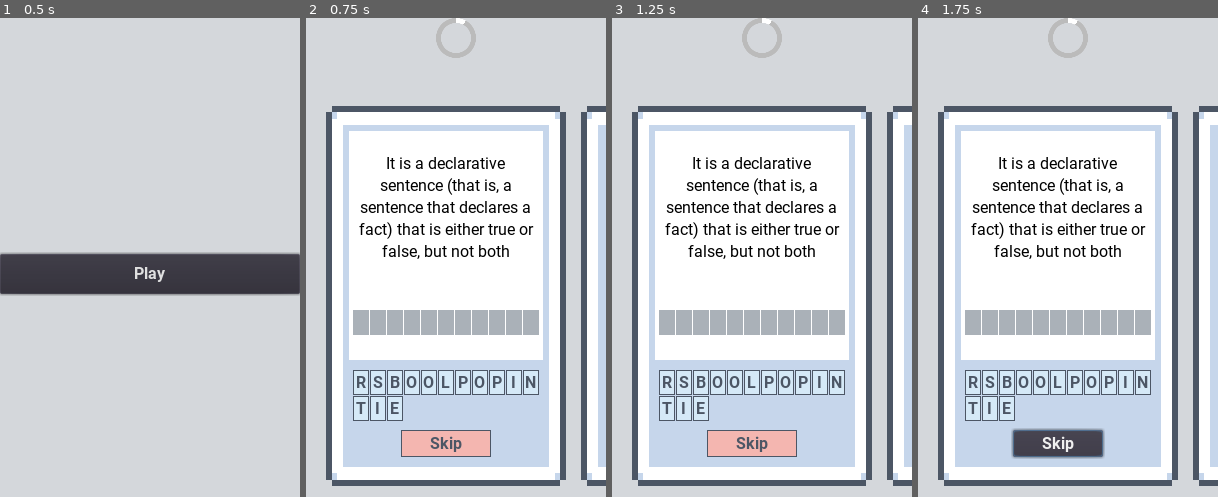
Above: before the commit, frames 1-4 (left to right).
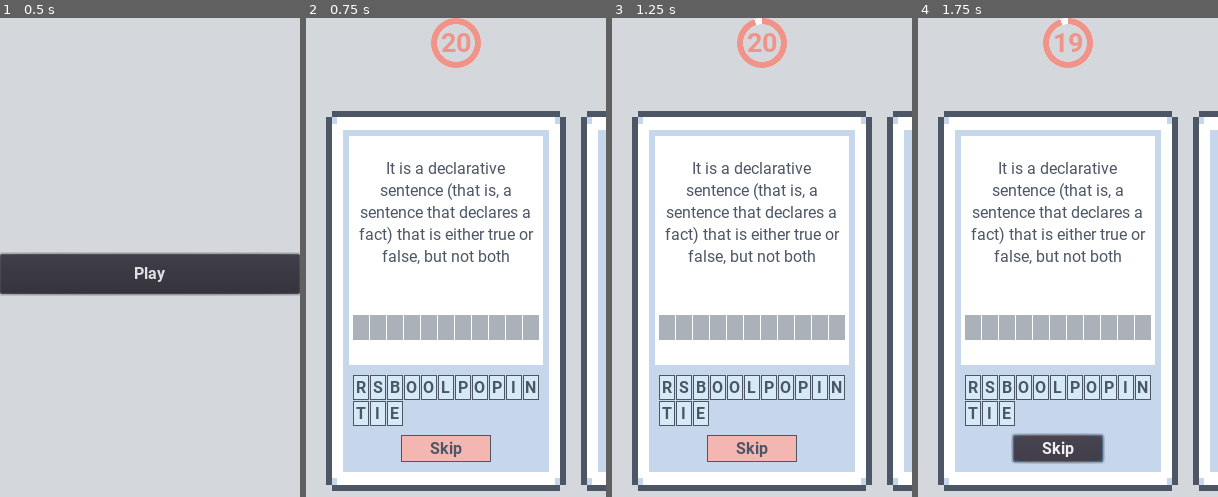
Above: after the commit, the same moments.

Repository: LoneDespair/comsci-card_game
Game: Godot game, scene res://src/main/main.tscn
Two runs of this game, one before a commit and one after it. Both use one fixed random seed, a clock stepped at 60 frames per second and the inputs below.
Inputs:
- Up to frame 1 (0.5 s): no input
- Up to frame 2 (0.75 s): click "Play" at 0.5 s
- Up to frame 3 (1.25 s): no input
- Up to frame 4 (1.75 s): click "Skip" at 1.25 s

Frame 1 is identical in both runs. In frame 2, 15% of the frame differs, in the area x 6-100%, y 0-99%; in frame 3, 15%; in frame 4, 16%.

Commit message:
packed circular timer

Diff:
--- a/src/card/card.tscn
+++ b/src/card/card.tscn
@@ -63,7 +63,6 @@
 margin_right = 194.0
 margin_bottom = 155.0
 size_flags_vertical = 3
-custom_colors/font_color = Color( 0, 0, 0, 1 )
 custom_fonts/font = SubResource( 6 )
 custom_styles/normal = SubResource( 5 )
 text = "It is a declarative sentence (that is, a sentence that declares a fact) that is either true or false, but not both"
--- /dev/null
+++ b/src/circular_timer/circular_timer.tscn
@@ -0,0 +1,41 @@
+[gd_scene load_steps=5 format=2]
+
+[ext_resource path="res://src/main/roboto-bold.ttf" type="DynamicFontData" id=1]
+[ext_resource path="res://src/play/circular_progress.png" type="Texture" id=2]
+[ext_resource path="res://src/circular_timer/initiator.gd" type="Script" id=3]
+
+[sub_resource type="DynamicFont" id=11]
+size = 27
+font_data = ExtResource( 1 )
+
+[node name="circular_timer" type="MarginContainer"]
+margin_left = 125.0
+margin_right = 175.0
+margin_bottom = 50.0
+rect_min_size = Vector2( 50, 50 )
+size_flags_horizontal = 4
+
+[node name="progress" type="TextureProgress" parent="."]
+margin_right = 50.0
+margin_bottom = 50.0
+size_flags_horizontal = 5
+value = 20.0
+texture_under = ExtResource( 2 )
+texture_progress = ExtResource( 2 )
+fill_mode = 4
+tint_progress = Color( 0.945098, 0.580392, 0.541176, 1 )
+nine_patch_stretch = true
+
+[node name="count" type="Label" parent="."]
+margin_right = 50.0
+margin_bottom = 50.0
+size_flags_horizontal = 3
+size_flags_vertical = 5
+custom_colors/font_color = Color( 0.945098, 0.580392, 0.541176, 1 )
+custom_fonts/font = SubResource( 11 )
+text = "0"
+align = 1
+valign = 1
+
+[node name="initiator" type="Node" parent="."]
+script = ExtResource( 3 )
--- /dev/null
+++ b/src/circular_timer/initiator.gd
@@ -0,0 +1,36 @@
+extends Node
+
+onready var progress_bar := $"../progress"
+onready var count_label := $"../count"
+
+var remaining_time : float = 0.0
+
+export var wait_time : float = 20.0
+
+signal timeout
+
+
+func _ready() -> void:
+	set_process(false)
+
+
+func start(new_wait_time := wait_time) -> void:
+	wait_time = new_wait_time
+	remaining_time = new_wait_time
+	progress_bar.max_value = new_wait_time
+	set_process(true)
+
+
+func stop() -> void:
+	set_process(true)
+
+
+func _process(delta: float) -> void:
+	remaining_time -= delta
+	progress_bar.value = remaining_time
+	count_label.text = str(ceil(remaining_time))
+	print(remaining_time)
+
+	if remaining_time <= 0:
+		emit_signal("timeout")
+		stop()
--- a/src/main/default_theme.tres
+++ b/src/main/default_theme.tres
@@ -74,7 +74,7 @@
 HScrollBar/styles/grabber_pressed = SubResource( 9 )
 HScrollBar/styles/scroll = SubResource( 6 )
 HScrollBar/styles/scroll_focus = SubResource( 7 )
-Label/colors/font_color = Color( 0, 0, 0, 1 )
+Label/colors/font_color = Color( 0.301961, 0.341176, 0.4, 1 )
 LetterButton/base_type = "Button"
 LetterButton/colors/font_color = Color( 1, 1, 1, 1 )
 LetterButton/styles/normal = SubResource( 8 )
--- a/src/play/initiator.gd
+++ b/src/play/initiator.gd
@@ -4,6 +4,7 @@
 
 onready var deck := $"%deck"
 onready var fire := $"%fire"
+onready var circular_initiator := $"%circular_timer/initiator"
 #onready var scroll := $"%scroll"
 
 var current_idx := -1
@@ -33,6 +34,8 @@
 	if card_count <= 0:
 		return
 
+	circular_initiator.start()
+
 	if current_idx > -1:
 		deck.get_child(current_idx).get_node("initiator").set_front(false)
 
--- a/src/play/play.tscn
+++ b/src/play/play.tscn
@@ -1,7 +1,7 @@
 [gd_scene load_steps=11 format=2]
 
 [ext_resource path="res://src/play/initiator.gd" type="Script" id=1]
-[ext_resource path="res://src/play/circular_progress.png" type="Texture" id=2]
+[ext_resource path="res://src/circular_timer/circular_timer.tscn" type="PackedScene" id=2]
 
 [sub_resource type="Gradient" id=4]
 offsets = PoolRealArray( 0, 0.815981, 0.987893 )
@@ -55,22 +55,11 @@
 grow_vertical = 2
 alignment = 1
 
-[node name="timer_progress" type="TextureProgress" parent="content"]
-margin_left = 130.0
-margin_right = 170.0
-margin_bottom = 40.0
-rect_min_size = Vector2( 40, 40 )
-size_flags_horizontal = 4
-size_flags_vertical = 0
-value = 8.0
-texture_under = ExtResource( 2 )
-texture_progress = ExtResource( 2 )
-fill_mode = 4
-tint_under = Color( 0.737255, 0.737255, 0.737255, 1 )
-nine_patch_stretch = true
+[node name="circular_timer" parent="content" instance=ExtResource( 2 )]
+unique_name_in_owner = true
 
 [node name="Control" type="Control" parent="content"]
-margin_top = 44.0
+margin_top = 54.0
 margin_right = 300.0
 margin_bottom = 512.0
 size_flags_vertical = 3
@@ -101,7 +90,8 @@
 visible = false
 anchor_right = 1.0
 anchor_bottom = 1.0
-text = "Correct Answer!"
+custom_colors/font_color = Color( 0.905882, 0.298039, 0.235294, 1 )
+text = "Wrong Answer!"
 align = 1
 valign = 1
 
